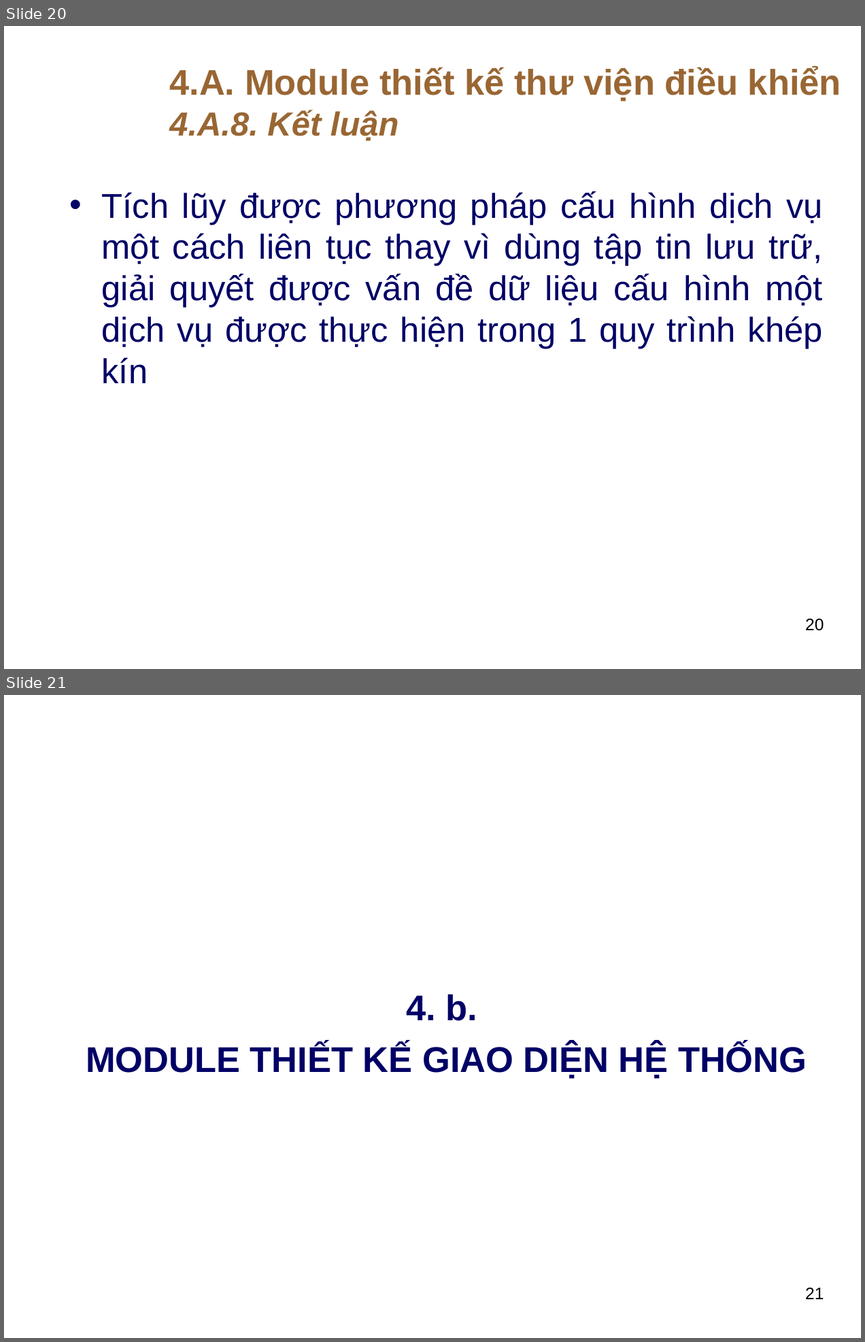
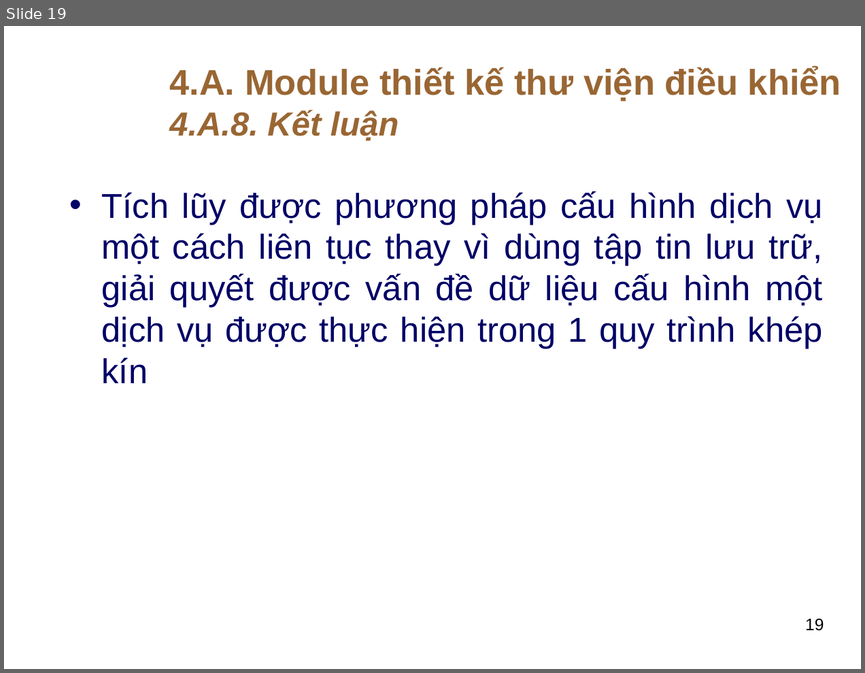
Before and after one commit to thuhuynh4393/testfrontend, a slide deck: Thu HUynh - SLide bao cao.ppt. Shown one above the other, each under a label of ours: slides 20 and 21 before the commit, slide 19 after it. The pictures are 865x1342 and 865x673 pixels, drawn with LibreOffice and Linux fonts; fonts in the diff are those of the drawing; background and template pictures are left out. Boxes give left, top, right and bottom in pixels: in the first picture for what was removed or moved away, otherwise in the second. Text is boxed around its words. In the diff, an @@ line names an element or a change of style, - is before the commit and + after.

```diff
--- a/Thu HUynh - SLide bao cao.ppt
+++ b/Thu HUynh - SLide bao cao.ppt
@@ slide 21 removed at (4,695,861,1338), background picture (left out) @@
@@ text removed at (86,994,806,1079) @@
-4. b.
-MODULE THIẾT KẾ GIAO DIỆN HỆ THỐNG
@@ page number removed at (805,1287,823,1299) @@
-21
@@ what was slide 20 is now slide 19 @@
@@ page number at (805,618,823,631): text changed @@
-20
+19
```
Also in this commit, not shown: 4 slides changed, 2 slides added, 22 other slides removed.
